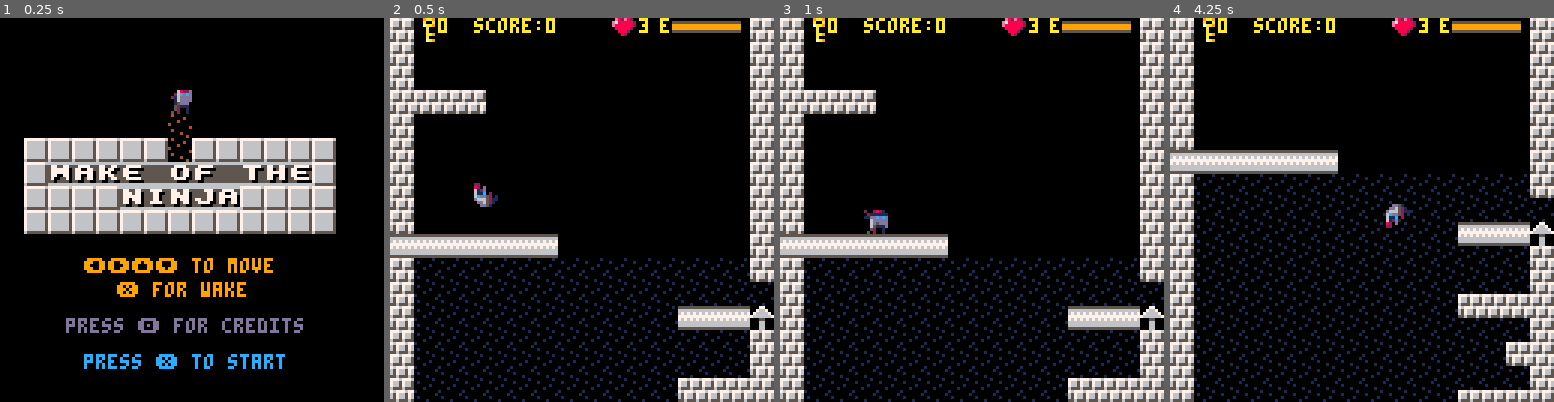
Above: before the commit, frames 1-4 (left to right).
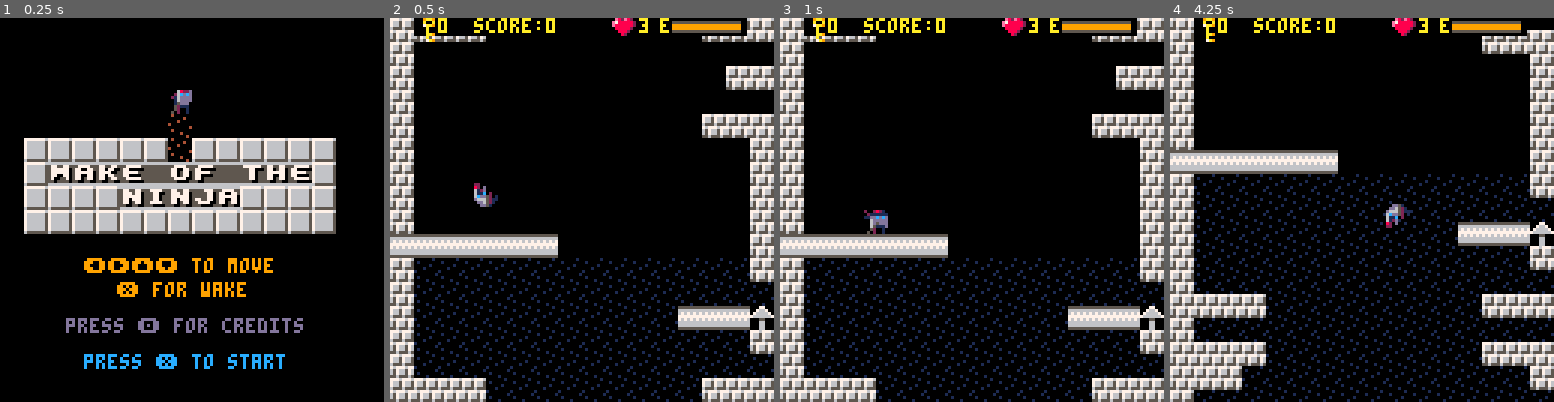
Above: after the commit, the same moments.

Repository: ggaughan/wake-of-the-ninja
Game: PICO-8 cartridge wakey.p8
The game is run twice, just before and just after one commit, with the same random seed, the same clock (stepped at 60 frames per second) and the same inputs.
Inputs:
- Up to frame 1 (0.25 s): no input
- Up to frame 2 (0.5 s): tap X (X key) at 0.33 s
- Up to frame 3 (1 s): tap O (Z key) at 0.7 s
- Up to frame 4 (4.25 s): tap X (X key) at 1.07, 1.85, 2.97, 4.08 s; hold Right 1.6-2.1 s; tap O (Z key) every 0.4 s from 1.7 to 4.1 s; hold Up 2.15-2.42 s; hold Right 2.47-3.03 s; hold Left 3.08-3.58 s; hold Down 3.63-3.97 s; hold Right from 4.02 s (still down)

Frame 1 is identical in both runs. In frame 2, 5.6% of the frame differs, in the area x 6-100%, y 0-100%; in frame 3, 5.6%; in frame 4, 6.3%.

Commit message:
Test options

Diff:
--- a/wakey.p8
+++ b/wakey.p8
@@ -177,12 +177,16 @@
 points_limit = 32000
 
 if debug then
-	--w_h = 100
-	--room_margin = 20
- --room_chance = 0.05
-	--max_ledge_gap = 10 -- < max_energy = too easy
+	if true then -- small
+		w_h = 100
+		room_margin = 20
+  room_chance = 0.05
+	 max_ledge_gap = 10 -- < max_energy = too easy
+	end
+	if true then -- fast finish
 	--key_seq_dur = 0.1
 	--drain_rate = 1/2
+	end
 	enemy_chance = 0.995
 --w_g_y = 0
 end
